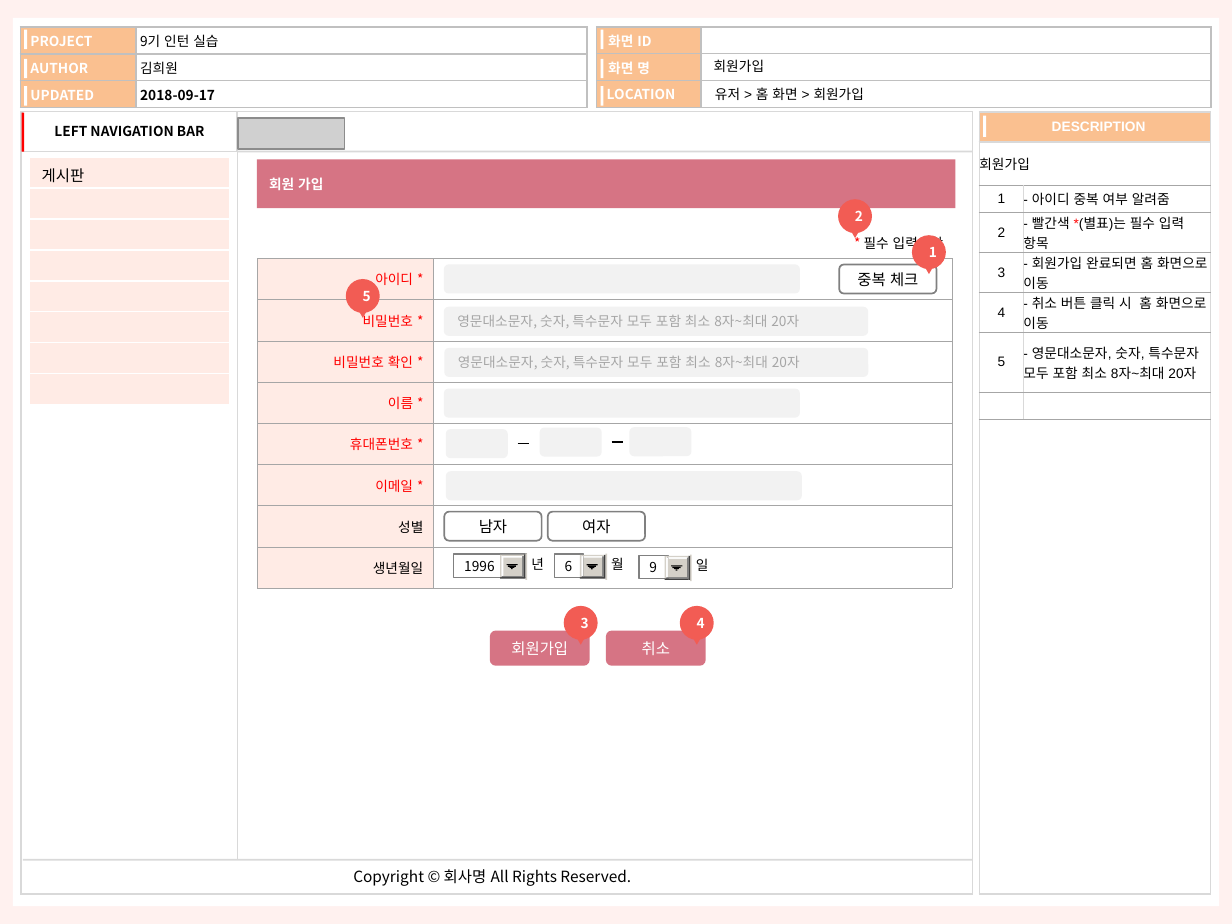
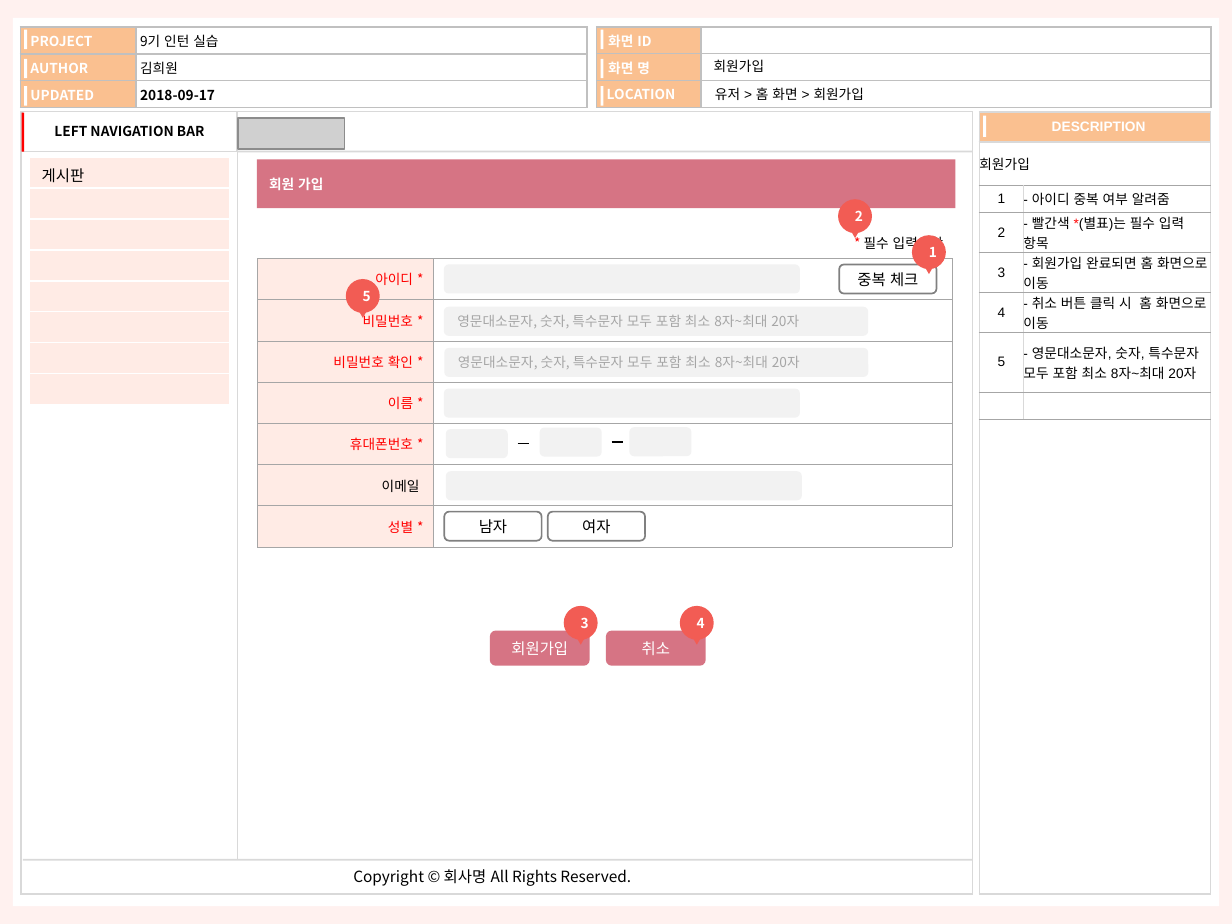
Before and after one commit to kimheewon/project, a slide deck: slide 5 of Document/사용자 화면정의서.pptx (slide 6 before the commit). Drawn at 1232x924 pixels with LibreOffice and Linux fonts; fonts in the diff are those of the drawing; grey boxes stand for pictures. Boxes give left, top, right and bottom in pixels: in the first picture for what was removed or moved away, otherwise in the second. Text is boxed around its words. In the diff, an @@ line names an element or a change of style, - is before the commit and + after.

```diff
--- a/Document/사용자 화면정의서.pptx
+++ b/Document/사용자 화면정의서.pptx
@@ table at [257, 259, 952, 547] @@
-row 6: 이메일 * | 
-row 7: 성별 | 
-row 8: 생년월일 | 
+row 6: 이메일 | 
+row 7: 성별 * | 
@@ group removed at [453, 552, 529, 582]: 16 rectangles @@
-1996
@@ text removed at [531, 557, 544, 570] @@
-년
@@ group removed at [554, 552, 609, 582]: 16 rectangles @@
-6
@@ text removed at [611, 557, 624, 570] @@
-월
@@ group removed at [639, 553, 692, 583]: 16 rectangles @@
-9
@@ text removed at [696, 558, 709, 571] @@
-일
```
Also in this commit, not shown: 7 other slides changed, 1 slide removed, 16 other files.
